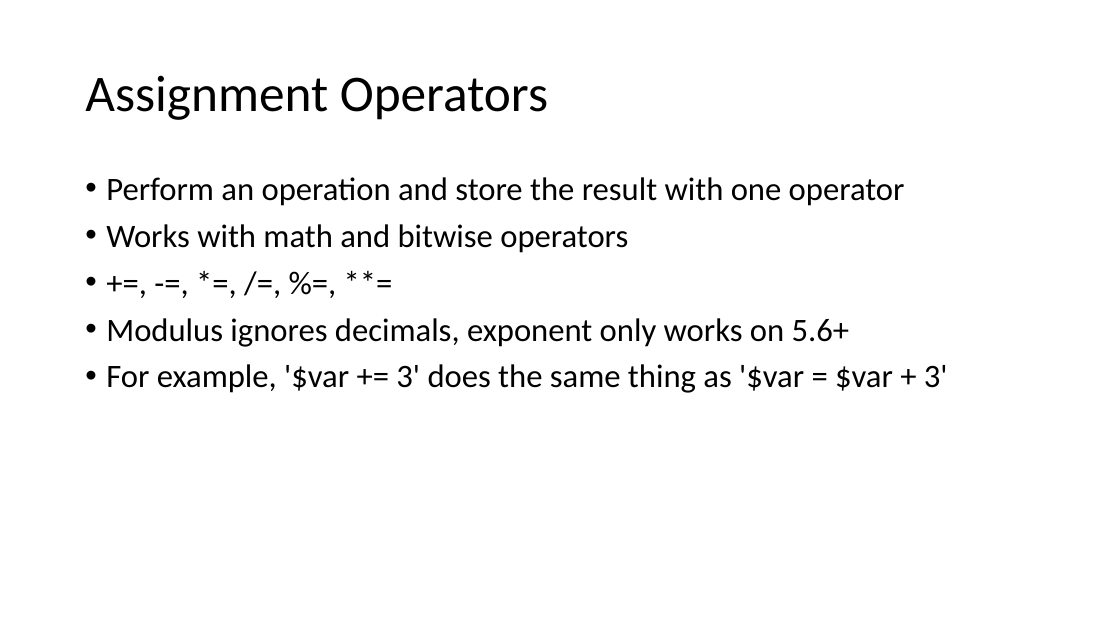
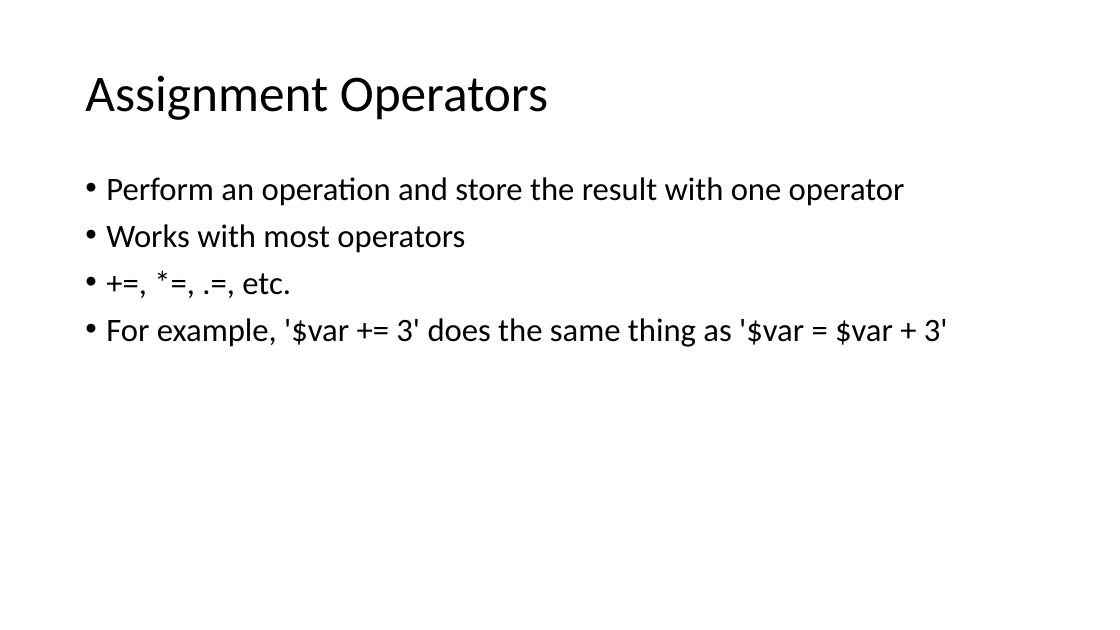
Before and after one commit to PHPEmbark/curriculum, a slide deck: slide 32 of course/1 - Basic Programming/Basics Of Programming.pptx (slide 28 before the commit). Drawn at 1120x630 pixels with LibreOffice and Linux fonts; fonts in the diff are those of the drawing. Boxes give left, top, right and bottom in pixels: in the first picture for what was removed or moved away, otherwise in the second. Text is boxed around its words. In the diff, an @@ line names an element or a change of style, - is before the commit and + after.

```diff
--- a/course/1 - Basic Programming/Basics Of Programming.pptx
+++ b/course/1 - Basic Programming/Basics Of Programming.pptx
@@ text at [106, 224, 465, 295]: text changed @@
-• Works with math and bitwise operators
-• +=, -=, *=, /=, %=, **=
-• Modulus ignores decimals, exponent only works on 5.6+
+• Works with most operators
+• +=, *=, .=, etc.
```
Also in this commit, not shown: 3 other slides changed, 1 slide added, 1 slide removed.
